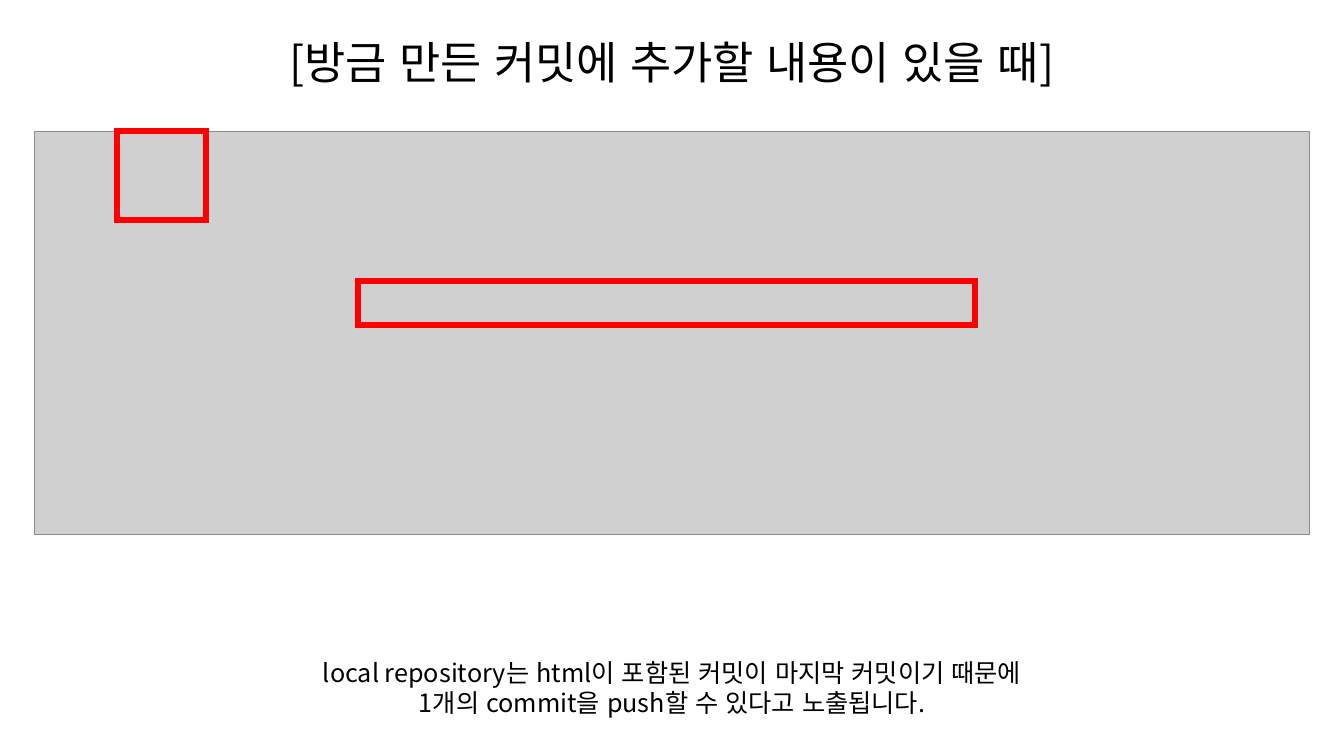
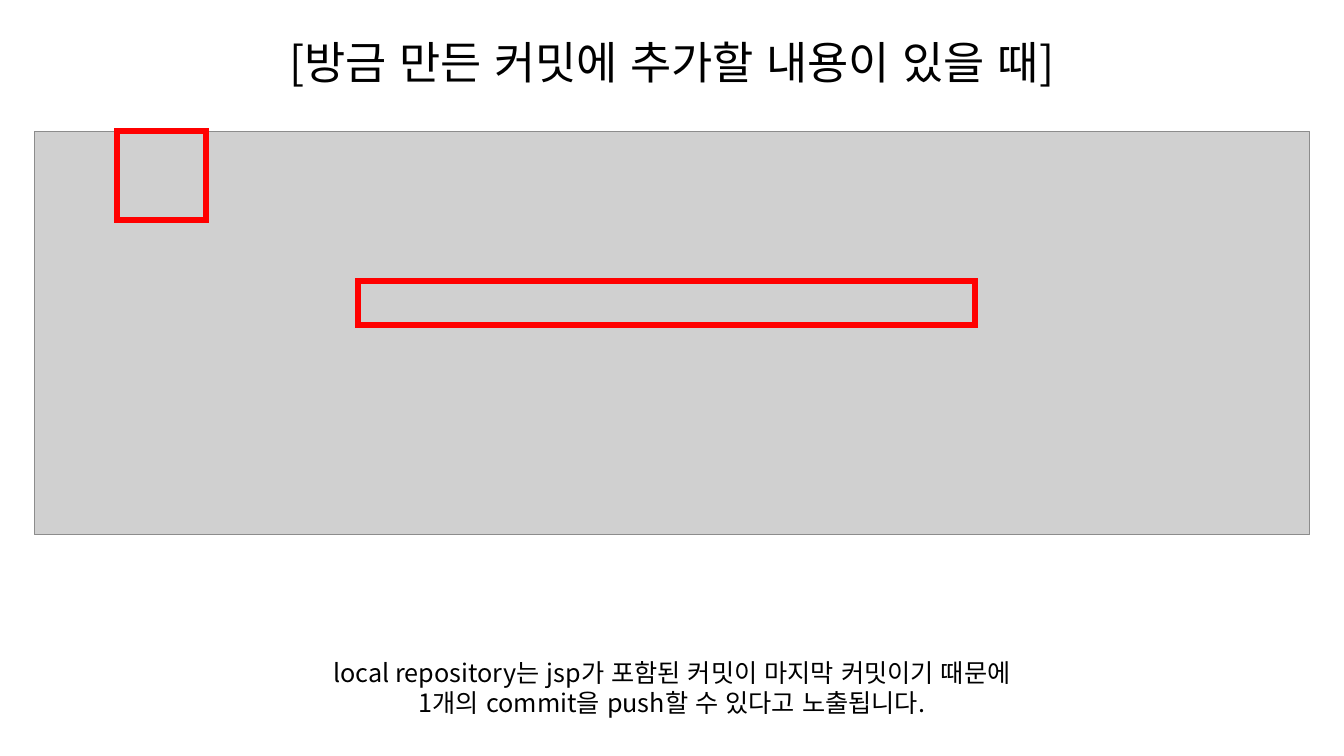
Before and after one commit to SeungHeeNoh/study_well, a slide deck: slide 18 of docs/10. 편리한 기능.pptx. Drawn at 1344x756 pixels with LibreOffice and Linux fonts; fonts in the diff are those of the drawing; grey boxes stand for pictures. Boxes give left, top, right and bottom in pixels: in the first picture for what was removed or moved away, otherwise in the second. Text is boxed around its words. In the diff, an @@ line names an element or a change of style, - is before the commit and + after.

```diff
--- a/docs/10. 편리한 기능.pptx
+++ b/docs/10. 편리한 기능.pptx
@@ text "local repository는 jsp가 포함된 커밋이 ...": place and size @@
-text "local repository는 jsp가 포함된 커밋이 ..." at box(323, 661, 1021, 718)
+text "local repository는 jsp가 포함된 커밋이 ..." at box(333, 661, 1011, 718)
@@ text at box(333, 661, 1011, 688): text changed @@
-local repository는 html이 포함된 커밋이 마지막 커밋이기 때문에
+local repository는 jsp가 포함된 커밋이 마지막 커밋이기 때문에
```
Also in this commit, not shown: 8 other slides changed, 5 slides added, 4 slides removed.
